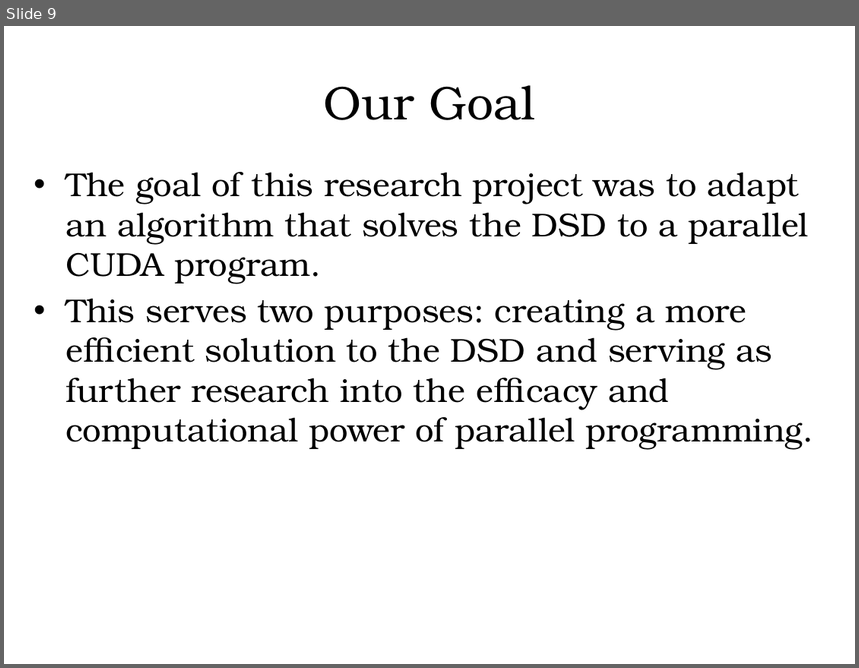
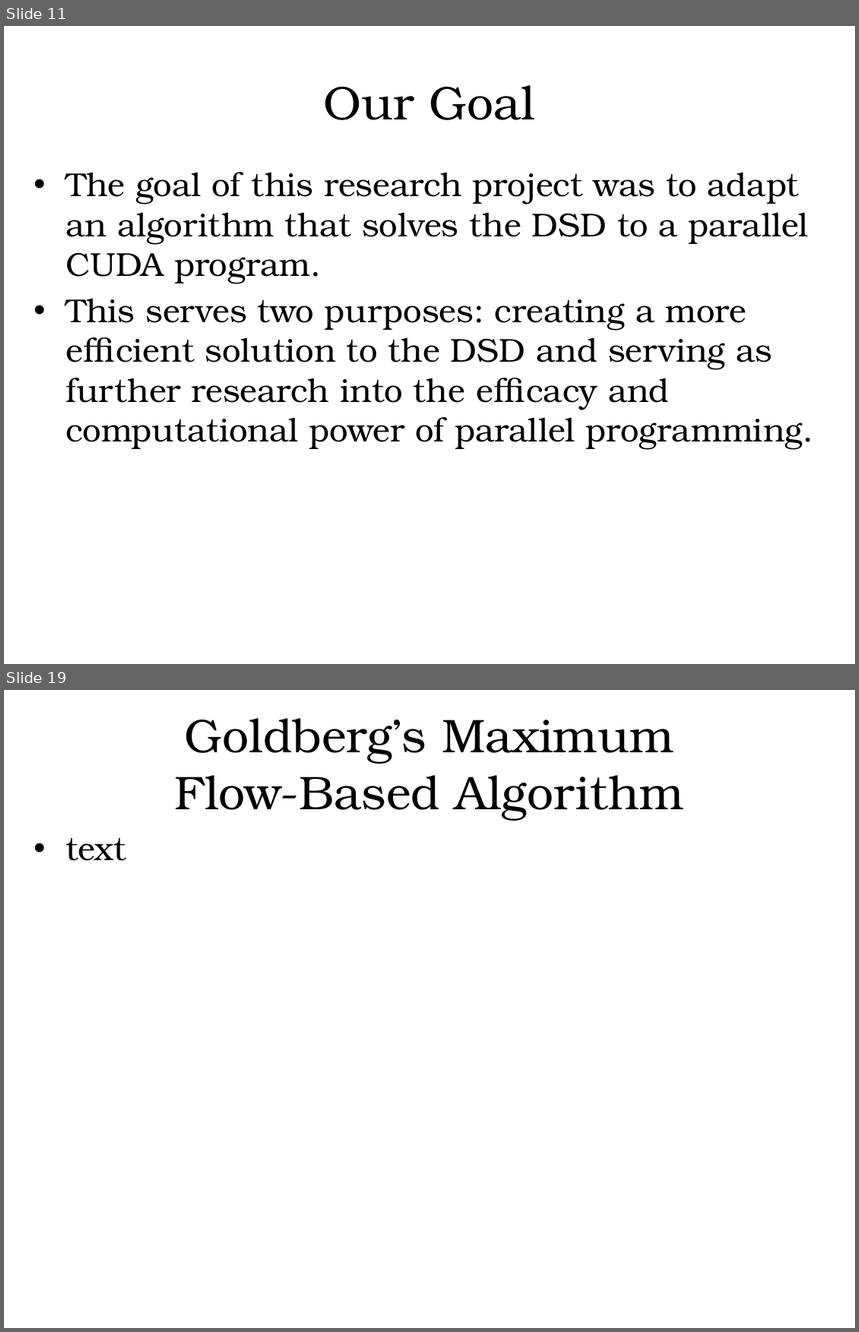
Before and after one commit to hgareau/DensestSubgraphDiscovery, a slide deck: Thesis Defense Presentation.pptx. Shown one above the other, each under a label of ours: slide 9 before the commit, slides 11 and 19 after it; the slides between them are not shown. The pictures are 859x668 and 859x1332 pixels, drawn with LibreOffice and Linux fonts; fonts in the diff are those of the drawing; background and template pictures are left out. Boxes give left, top, right and bottom in pixels: in the first picture for what was removed or moved away, otherwise in the second. Text is boxed around its words. In the diff, an @@ line names an element or a change of style, - is before the commit and + after.

```diff
--- a/Thesis Defense Presentation.pptx
+++ b/Thesis Defense Presentation.pptx
@@ slide 19 added at [4,690,855,1328], background #FFFFFF @@
@@ text added at [174,718,684,821], 40 pt, text #000000 @@
+Goldberg’s Maximum Flow-Based Algorithm
@@ text added at [66,838,126,861], 28 pt, text #000000 @@
+• text
@@ what was slide 9 is now slide 11 @@
```
Also in this commit, not shown: 3 slides changed, 11 other slides added.
